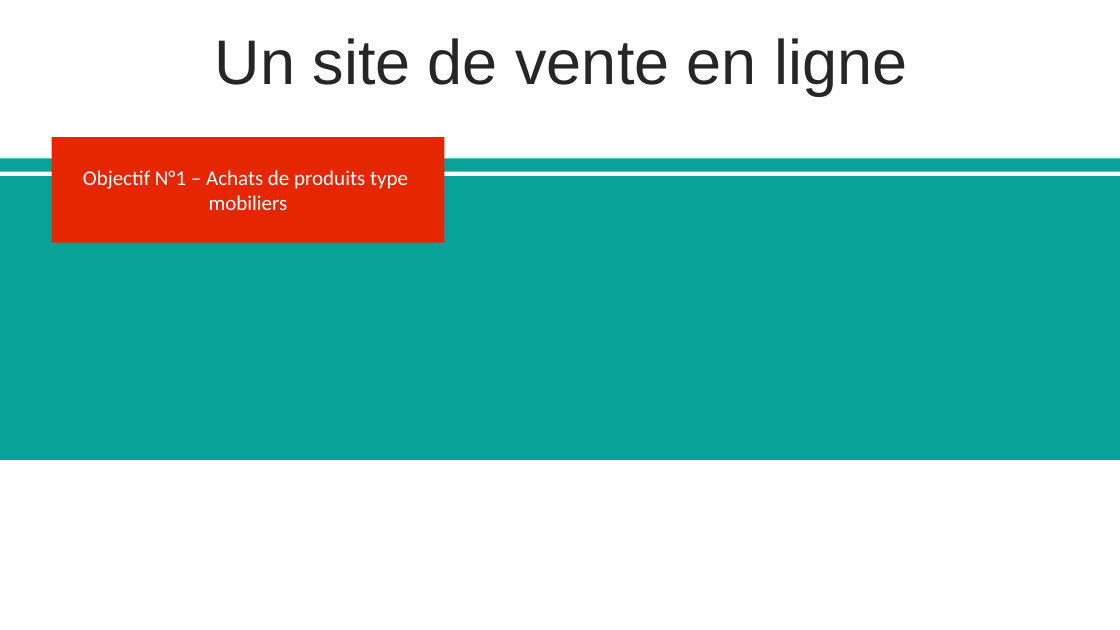
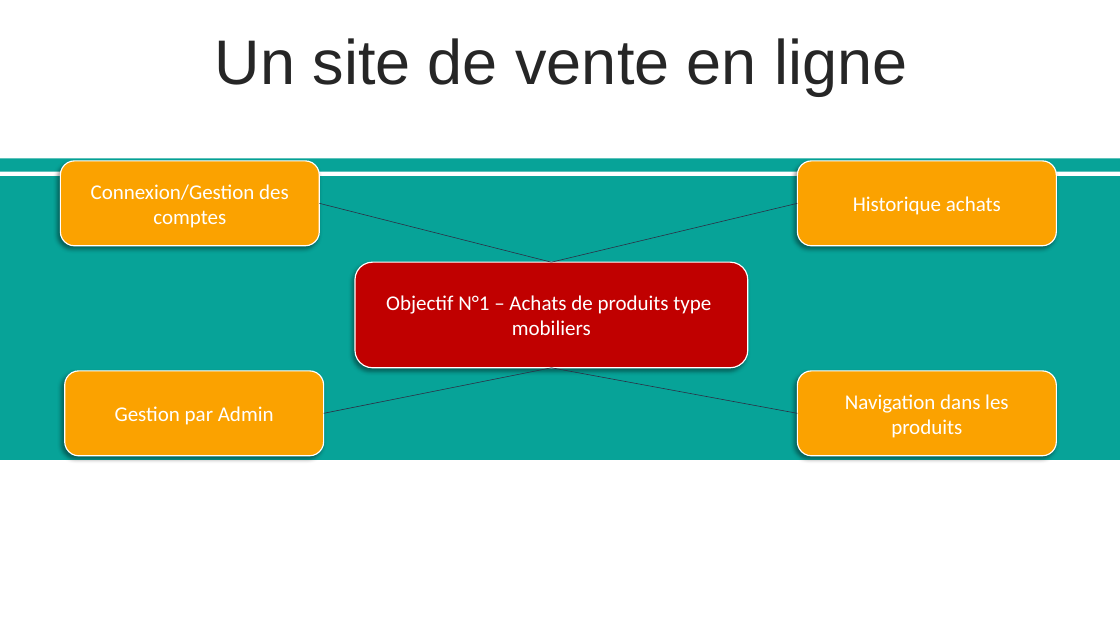
Before and after one commit to MaximeFerrand/E-Shop, a slide deck: slide 5 of PPT/Présentation1.pptx. Drawn at 1120x630 pixels with LibreOffice and Linux fonts; fonts in the diff are those of the drawing. Boxes give left, top, right and bottom in pixels: in the first picture for what was removed or moved away, otherwise in the second. Text is boxed around its words. In the diff, an @@ line names an element or a change of style, - is before the commit and + after.

Commit message:
PrezV0.9

```diff
--- a/PPT/Présentation1.pptx
+++ b/PPT/Présentation1.pptx
@@ rounded rectangle added at [60, 161, 319, 246], fill #FBA200, outline #FFFFFF 1 pt, 18 pt, text #FFFFFF @@
+Connexion/Gestion des comptes
@@ rounded rectangle added at [797, 161, 1056, 246], fill #FBA200, outline #FFFFFF 1 pt, 18 pt, text #FFFFFF @@
+Historique achats
@@ line added from (319, 203) to (551, 262), #2C2F45 0.5 pt @@
@@ line added from (797, 203) to (551, 262), #2C2F45 0.5 pt @@
@@ rounded rectangle "Objectif N°1 – Achats de ...": place and size @@
-rounded rectangle "Objectif N°1 – Achats de ..." at [51, 137, 444, 243]
+rounded rectangle "Objectif N°1 – Achats de ..." at [355, 262, 749, 368]
@@ rounded rectangle "Objectif N°1 – Achats de ..." at [355, 262, 749, 368]: rectangle to rounded rectangle; fill #E62601 to #C00000; outline none to #FFFFFF 1 pt; shadow on @@
@@ rounded rectangle added at [65, 371, 323, 456], fill #FBA200, outline #FFFFFF 1 pt, 18 pt, text #FFFFFF @@
+Gestion par Admin
@@ line added from (323, 413) to (551, 368), #2C2F45 0.5 pt @@
@@ line added from (797, 413) to (551, 368), #2C2F45 0.5 pt @@
@@ rounded rectangle added at [797, 371, 1056, 456], fill #FBA200, outline #FFFFFF 1 pt, 18 pt, text #FFFFFF @@
+Navigation dans les produits
```
Also in this commit, not shown: 3 other slides changed, 7 slides added, 1 slide removed.
